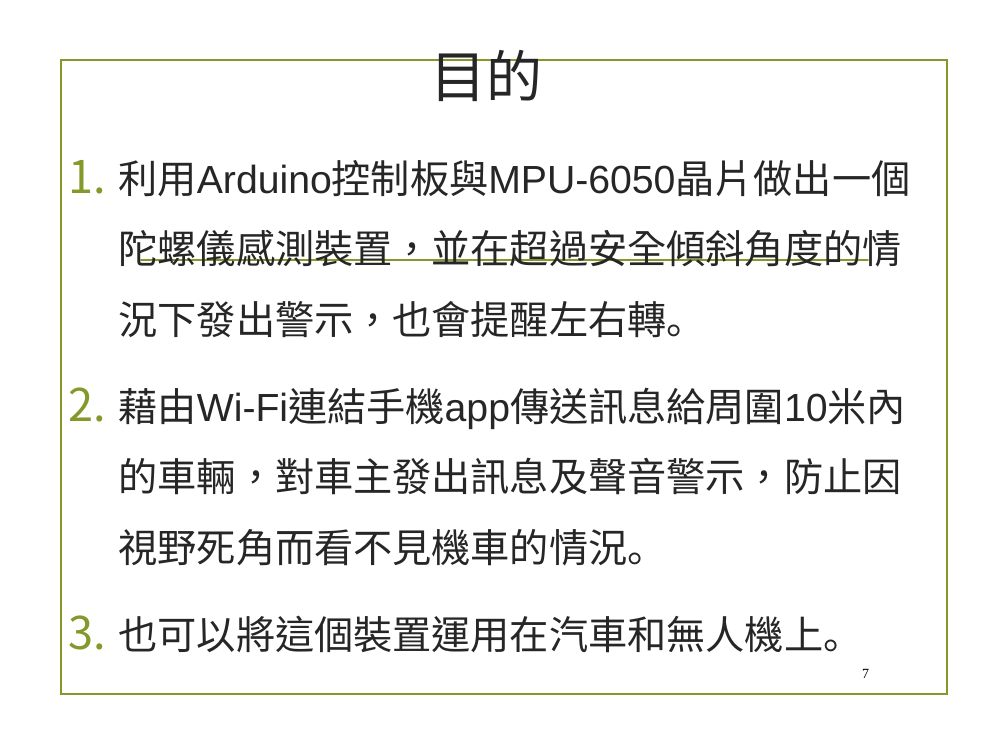
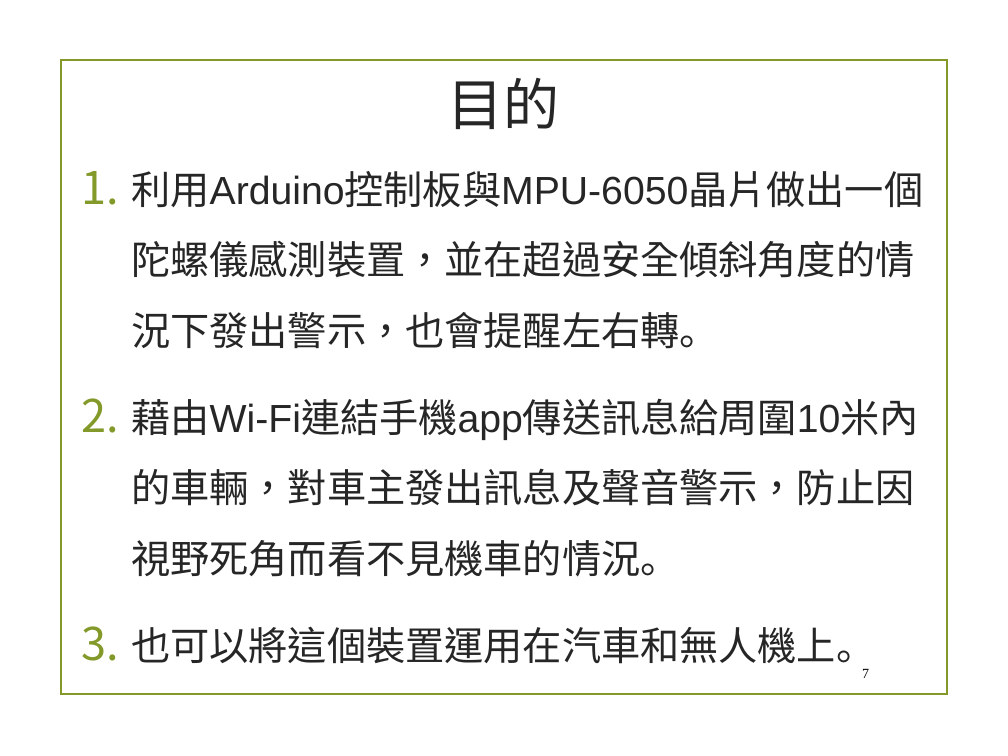
Before and after one commit to chandlerkuo/sharepee, a slide deck: slide 7 of 陀螺儀機車警示裝置.pptx. Drawn at 1008x756 pixels with LibreOffice and Linux fonts; fonts in the diff are those of the drawing; background and template pictures are left out. Boxes give left, top, right and bottom in pixels: in the first picture for what was removed or moved away, otherwise in the second. Text is boxed around its words. In the diff, an @@ line names an element or a change of style, - is before the commit and + after.

Commit message:
Update 陀螺儀機車警示裝置.pptx
对上次的ppt进行修改及重新排版

```diff
--- a/陀螺儀機車警示裝置.pptx
+++ b/陀螺儀機車警示裝置.pptx
@@ title "目的": place and size @@
-title "目的" at (431,50,543,101)
+title "目的" at (448,78,560,129)
@@ text "利用Arduino控制板與MPU-6050晶片做出一個陀螺儀感測裝置，並在超過安全傾斜角度的情況下發出警示，也會提醒左右 ..." rewrapped from (119,160,911,653) to (131,171,923,671) @@
@@ line removed from (141, 260) to (868, 260) @@
```
Also in this commit, not shown: 9 other slides changed, 1 slide added, 2 slides removed.
